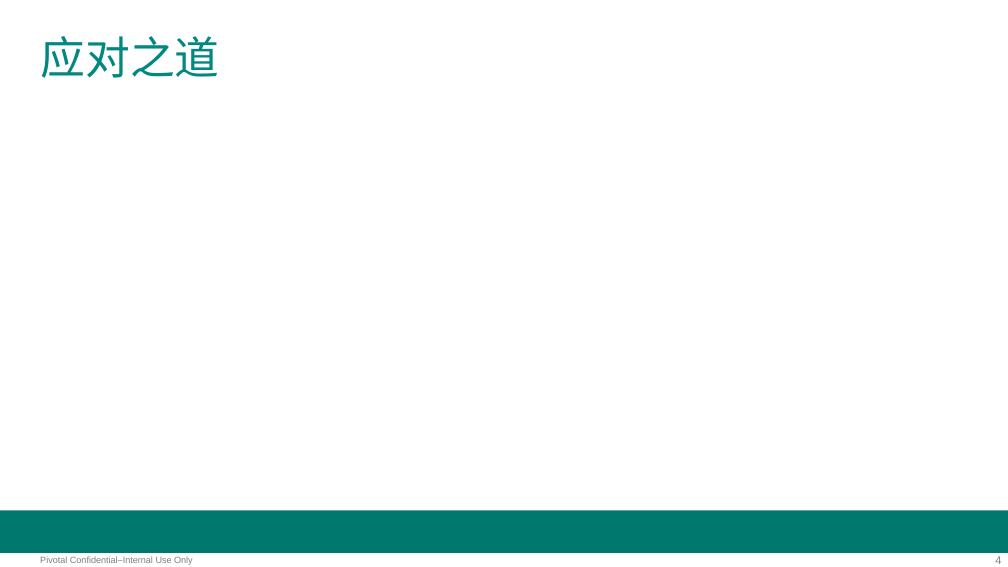
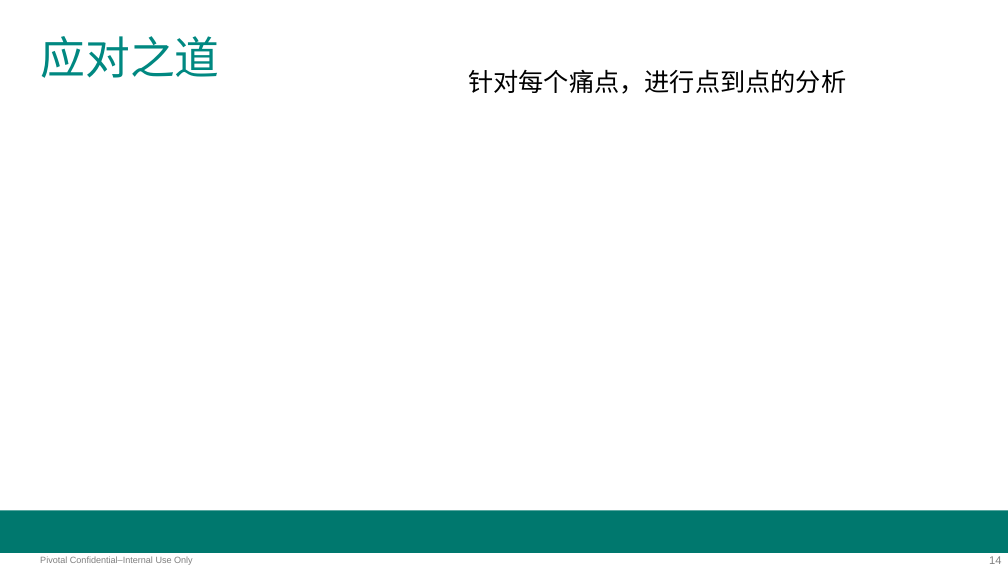
Before and after one commit to 105705362/pksworkshop, a slide deck: slide 14 of workshop.pptx (slide 4 before the commit). Drawn at 1008x567 pixels with LibreOffice and Linux fonts; fonts in the diff are those of the drawing; background and template pictures are left out. Boxes give left, top, right and bottom in pixels: in the first picture for what was removed or moved away, otherwise in the second. Text is boxed around its words. In the diff, an @@ line names an element or a change of style, - is before the commit and + after.

Commit message:
ppt v0.1

```diff
--- a/workshop.pptx
+++ b/workshop.pptx
@@ text added at box(468, 69, 846, 94), 18 pt, text #000000 @@
+针对每个痛点，进行点到点的分析
@@ page number at box(989, 556, 1001, 564): text changed @@
-4
+14
```
Also in this commit, not shown: 4 other slides changed, 14 slides added.
